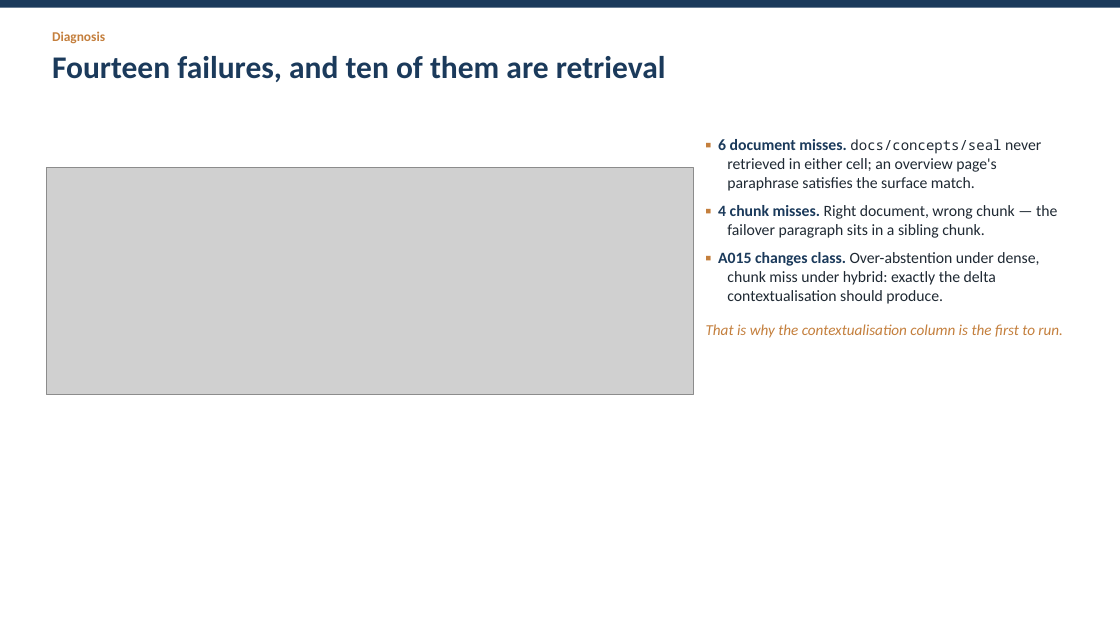
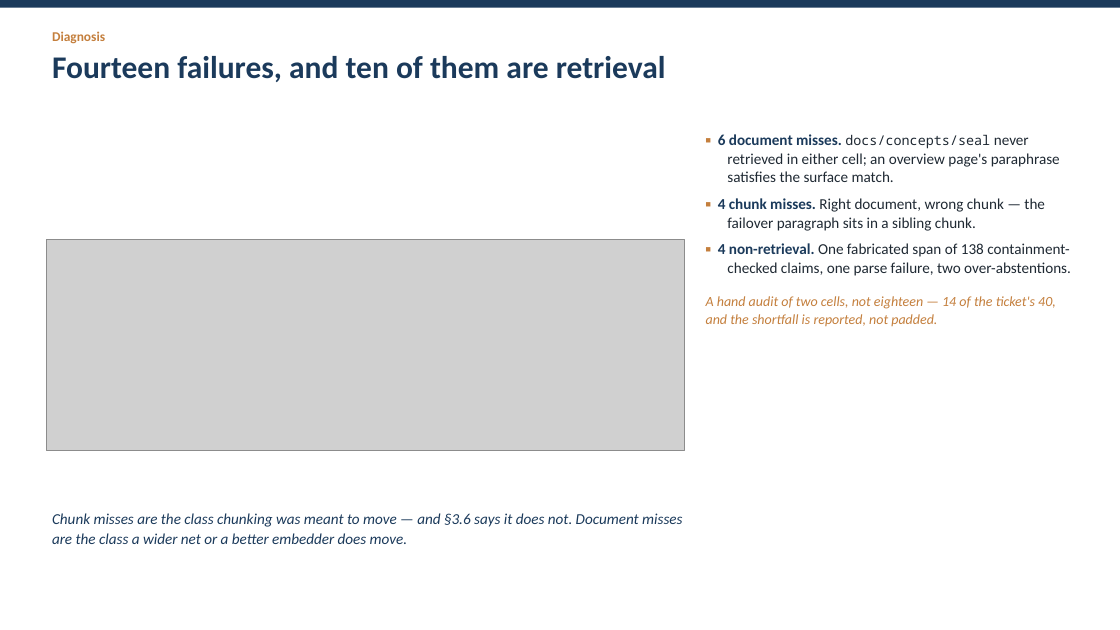
Before and after one commit to JHB11Hinson/cs5481-topic5-rag, a slide deck: slide 9 of reports/slides.pptx. Drawn at 1120x630 pixels with LibreOffice and Linux fonts; fonts in the diff are those of the drawing; grey boxes stand for pictures. Boxes give left, top, right and bottom in pixels: in the first picture for what was removed or moved away, otherwise in the second. Text is boxed around its words. In the diff, an @@ line names an element or a change of style, - is before the commit and + after.

Commit message:
report(ticket 17): final numbers pass — eighteen cells, chunking, correctness, corrected costs

```diff
--- a/reports/slides.pptx
+++ b/reports/slides.pptx
@@ text at box(718, 134, 1060, 231): size 13.5 to 13 pt in "▪ 6 document misses. never retrieved in ...", "▪ 4 chunk misses. Right document, wrong ..."; size 12 to 11.5 pt in "docs/concepts/seal" @@
@@ picture: place and size @@
-picture at box(46, 167, 693, 395)
+picture at box(46, 239, 685, 451)
@@ text at box(706, 243, 1071, 326): text changed; size 13.5 to 13 pt; text colour #1F2933 to #C47F3D @@
-▪ A015 changes class. Over-abstention under dense, chunk miss under hybrid: exactly the delta contextualisation should produce.
-That is why the contextualisation column is the first to run.
+▪ 4 non-retrieval. One fabricated span of 138 containment-checked claims, one parse failure, two over-abstentions.
+A hand audit of two cells, not eighteen — 14 of the ticket's 40, and the shortfall is reported, not padded.
@@ text added at box(52, 513, 682, 544), 13 pt, text #1B3A5B, italic @@
+Chunk misses are the class chunking was meant to move — and §3.6 says it does not. Document misses are the class a wider net or a better embedder does move.
```
Also in this commit, not shown: 8 other slides changed, 4 slides added, 3 slides removed, 16 other files.
